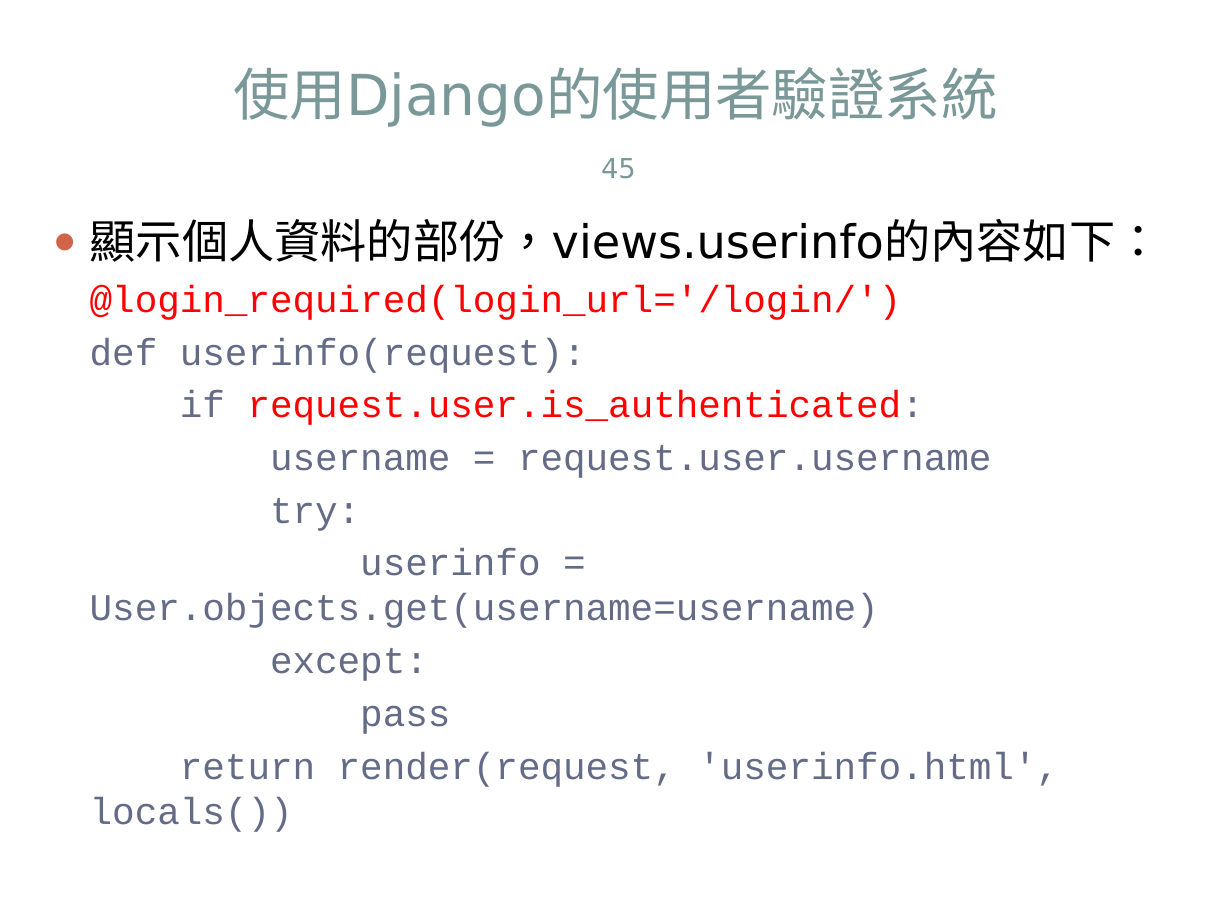
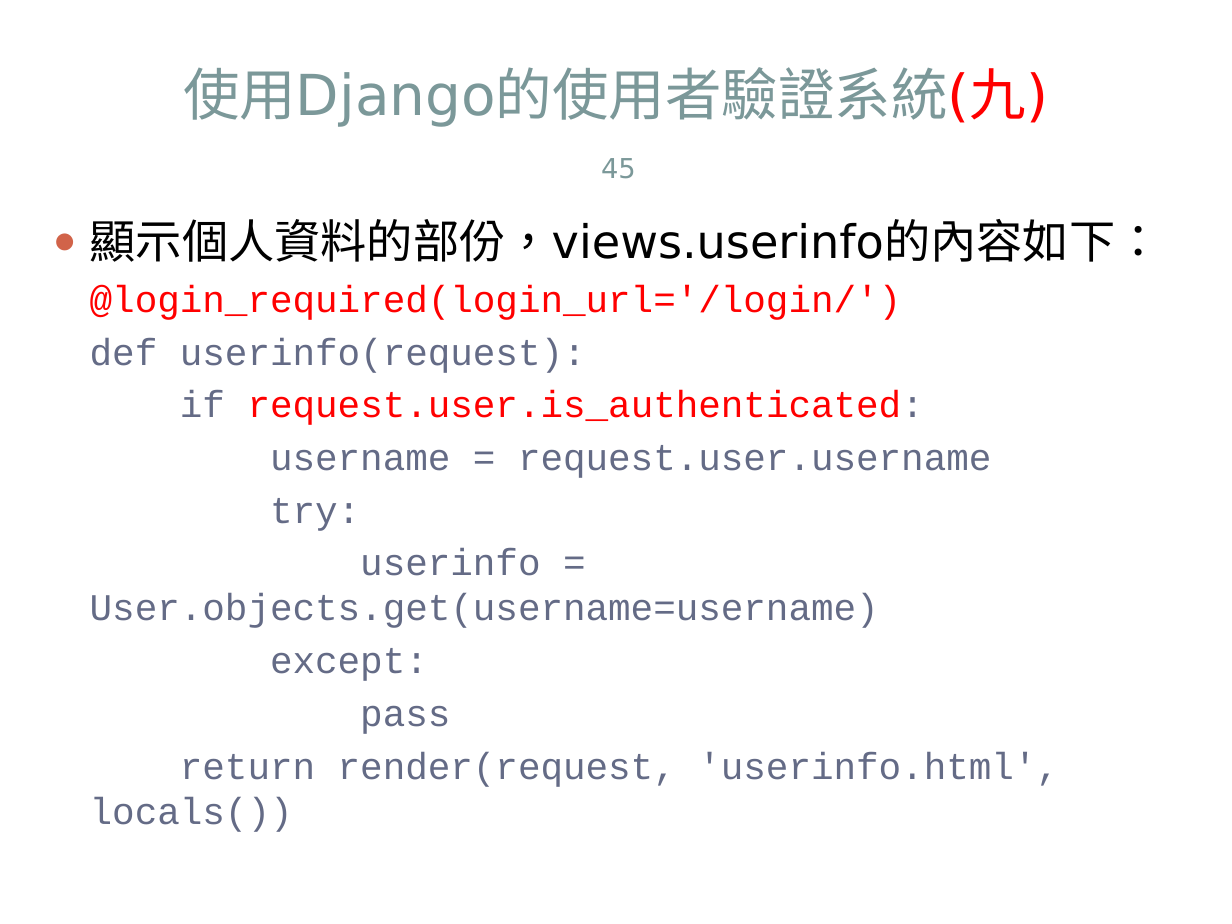
Before and after one commit to jacktea88/406django, a slide deck: slide 45 of ch09/Django4-ch09.pptx. Drawn at 1232x924 pixels with LibreOffice and Linux fonts; fonts in the diff are those of the drawing. Boxes give left, top, right and bottom in pixels: in the first picture for what was removed or moved away, otherwise in the second. Text is boxed around its words. In the diff, an @@ line names an element or a change of style, - is before the commit and + after.

```diff
--- a/ch09/Django4-ch09.pptx
+++ b/ch09/Django4-ch09.pptx
@@ title at (x1=183, y1=67, x2=1048, y2=127): text changed @@
-使用Django的使用者驗證系統
+使用Django的使用者驗證系統(九)
```
Also in this commit, not shown: 22 other slides changed, 5 other files.
